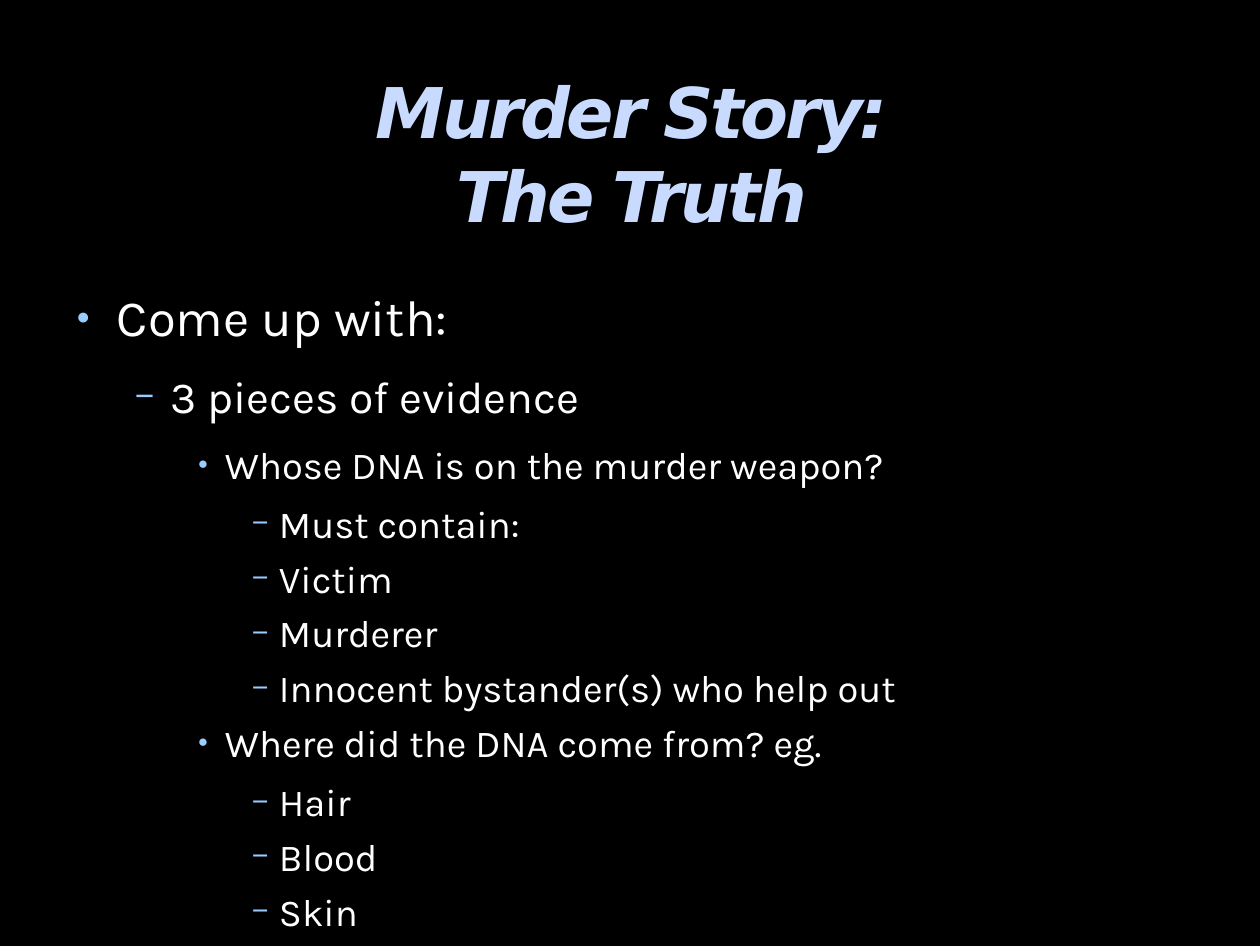
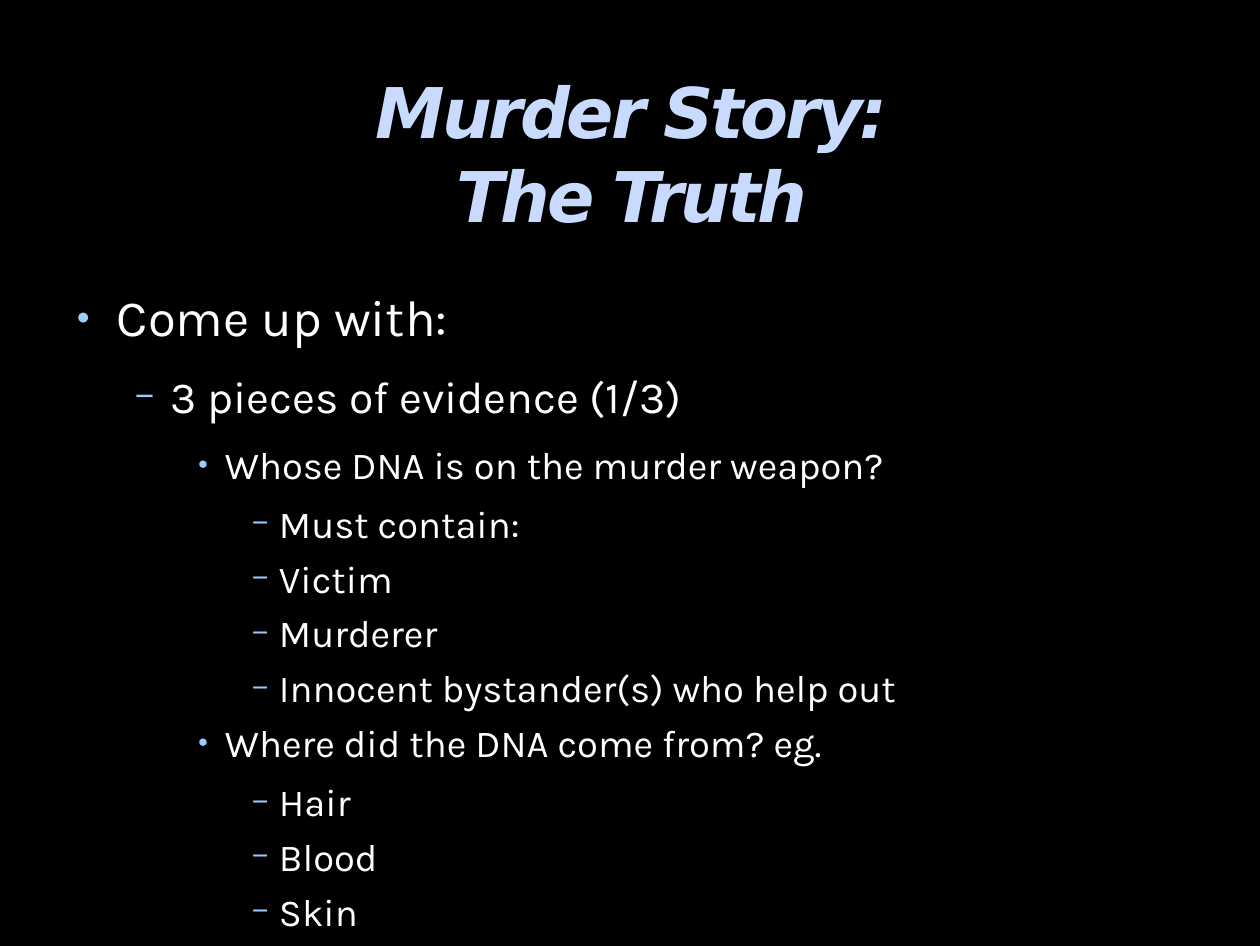
Before and after one commit to theodoreOnzGit/cellResources, a slide deck: slide 12 of iceBreaker/longGames/murderMystery/murderMysteryStoryTemplate.odp. Drawn at 1260x946 pixels with LibreOffice and Linux fonts; fonts in the diff are those of the drawing; background and template pictures are left out. Boxes give left, top, right and bottom in pixels: in the first picture for what was removed or moved away, otherwise in the second. Text is boxed around its words. In the diff, an @@ line names an element or a change of style, - is before the commit and + after.

Commit message:
murder mystery updated

```diff
--- a/iceBreaker/longGames/murderMystery/murderMysteryStoryTemplate.odp
+++ b/iceBreaker/longGames/murderMystery/murderMysteryStoryTemplate.odp
@@ text at (171, 380, 682, 424): text changed @@
-  − 3 pieces of evidence
+  − 3 pieces of evidence (1/3)
```
Also in this commit, not shown: 7 other slides changed, 6 other files.
